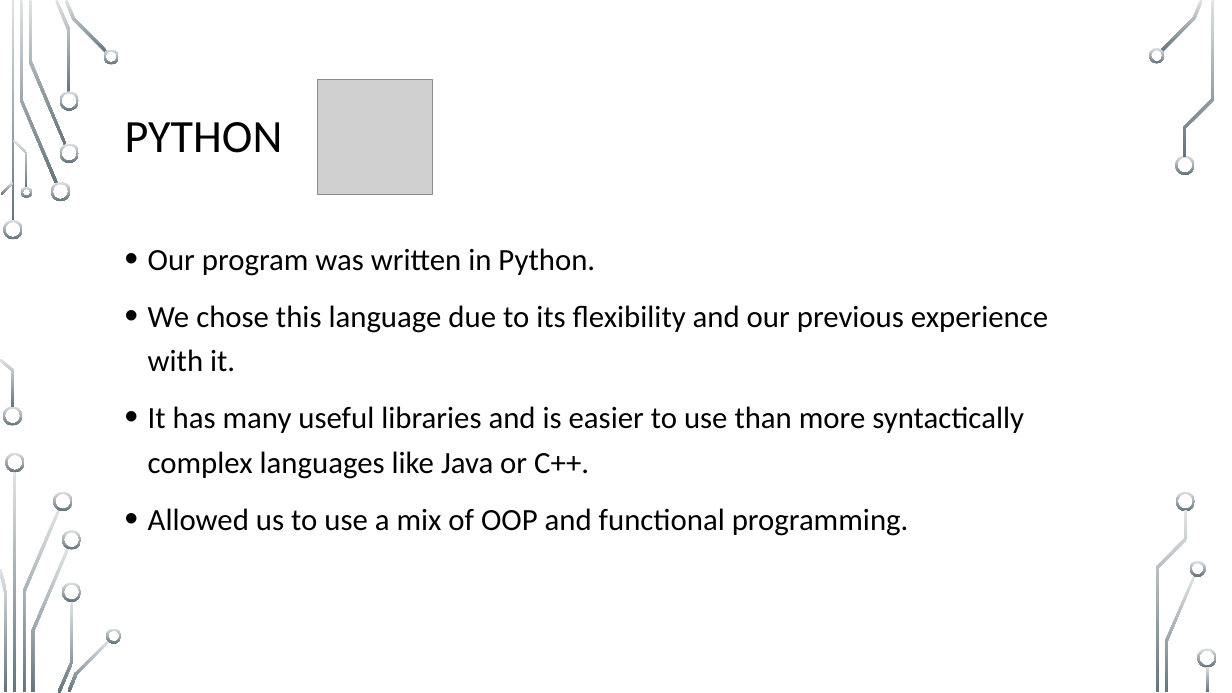
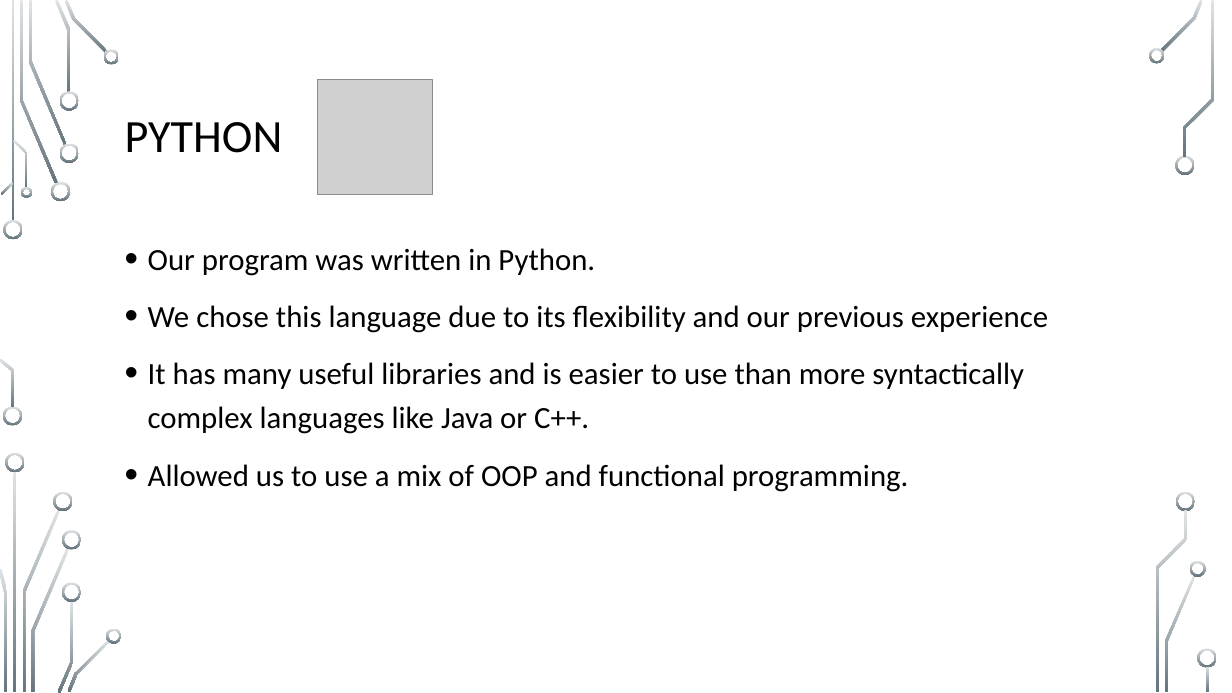
Before and after one commit to Patterbear/Ungrading-Simulator, a slide deck: slide 3 of Presentation/Group-04-Presentation.pptx. Drawn at 1232x693 pixels with LibreOffice and Linux fonts; fonts in the diff are those of the drawing; grey boxes stand for pictures; background and template pictures are left out. Boxes give left, top, right and bottom in pixels: in the first picture for what was removed or moved away, otherwise in the second. Text is boxed around its words. In the diff, an @@ line names an element or a change of style, - is before the commit and + after.

```diff
--- a/Presentation/Group-04-Presentation.pptx
+++ b/Presentation/Group-04-Presentation.pptx
@@ text at [148,305,1048,333]: text changed @@
-• We chose this language due to its flexibility and our previous experience with it.
+• We chose this language due to its flexibility and our previous experience
```
Also in this commit, not shown: 5 other slides changed.
